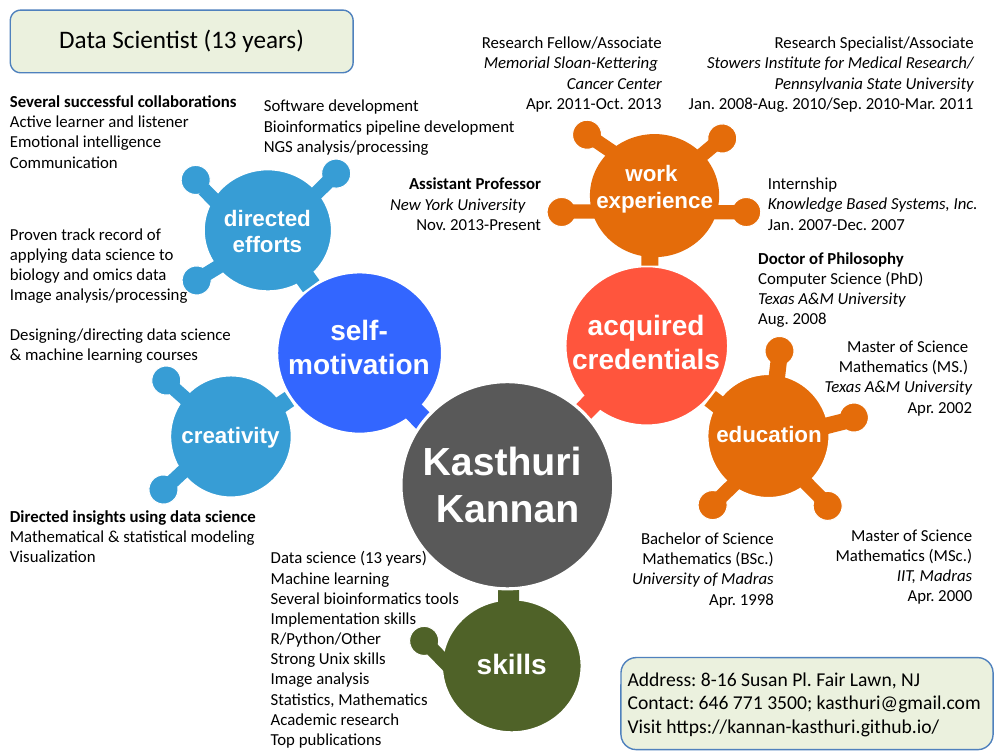
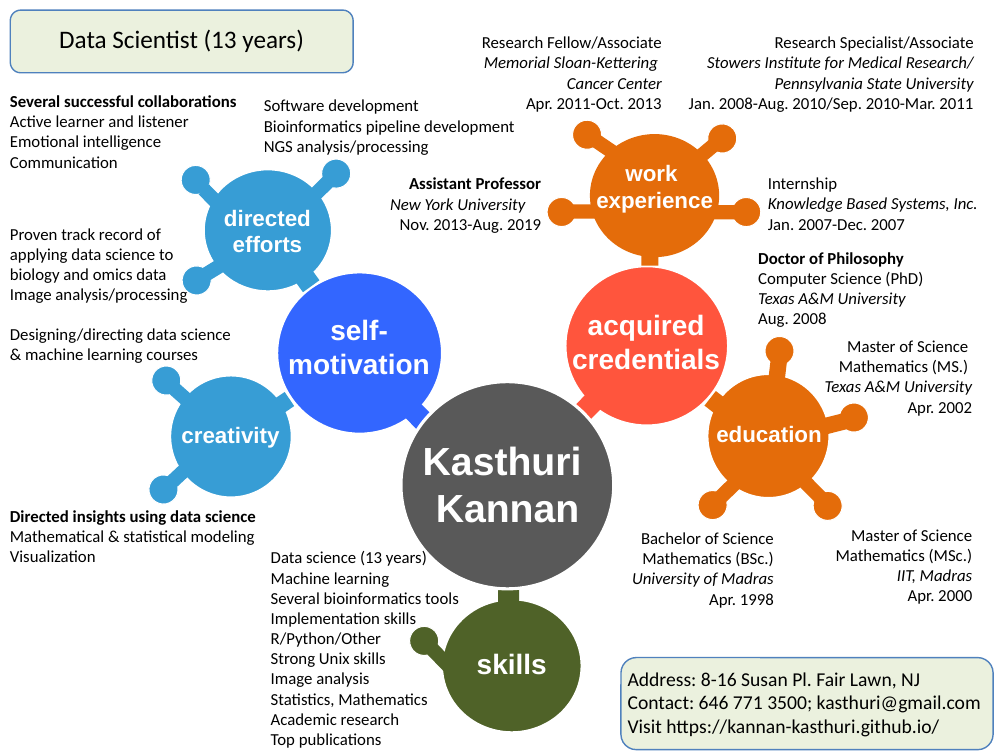
Before and after one commit to kannan-kasthuri/kannan-kasthuri.github.io, a slide deck: slide 1 of CV/CV_KK.pptx. Drawn at 1008x756 pixels with LibreOffice and Linux fonts; fonts in the diff are those of the drawing. Boxes give left, top, right and bottom in pixels: in the first picture for what was removed or moved away, otherwise in the second. Text is boxed around its words. In the diff, an @@ line names an element or a change of style, - is before the commit and + after.

Commit message:
Revised

```diff
--- a/CV/CV_KK.pptx
+++ b/CV/CV_KK.pptx
@@ text at (400,219,541,233): text changed @@
-Nov. 2013-Present
+Nov. 2013-Aug. 2019
```
